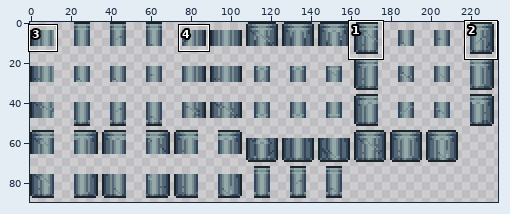
Sprite sheet -- Assets/Walls/Magike/SkarnBrickWall.png. The first picture is a wide view before the edit; the outline marks the close-up.
Close-up. First the earlier version:
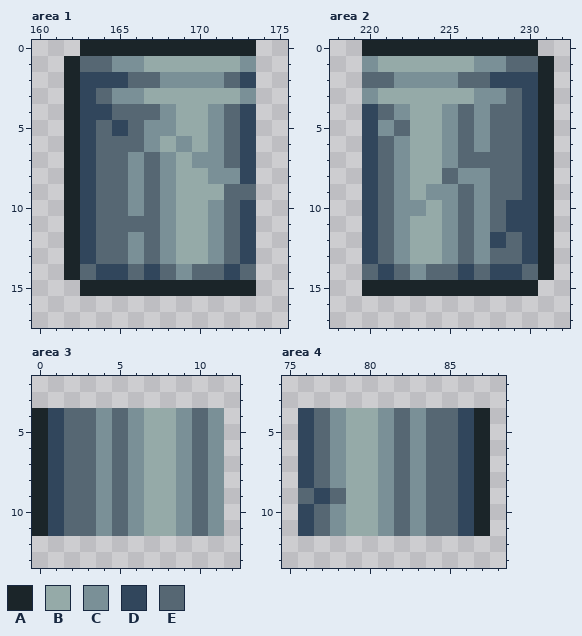
The file is 468x180 pixels, drawn in blocks of 2x2; one block is one cell here. Colours within 5 levels of each other are drawn and written as one. Shown: area 1: x 160..175, y 0..17; area 2: x 218..232, y 0..17; area 3: x 0..12, y 2..13; area 4: x 75..88, y 2..13. The commit also changed other parts of the picture, which this record leaves out.
Palette (. is transparent): A #1b2529  B #95aaa8  C #7a9097  D #31465c  E #566773
Pixels before, area 1, first column x 162:
 0 .AAAAAAAAAAA
 1 AEECCBBBBBBC
 2 ADDDEECCCCED
 3 ADECCBBBBBBC
 4 ADDEEECBBCED
 5 ADEDECCBBCED
 6 ADEEECBCBCED
 7 ADEECECBCCED
 8 ADEECECBBCCD
 9 ADEECECBBBEE
10 ADEECECBBCED
11 ADEEEECBBCED
12 ADEECECBBCED
13 ADEECECBBCED
14 AEDDEDECEEDE
15 .AAAAAAAAAAA
Pixels before, area 2, first column x 220:
 0 AAAAAAAAAAA.
 1 CBBBBBBCCEEA
 2 EECCCCEEDDDA
 3 CBBBBBBCCEDA
 4 DECBBCECEEDA
 5 DCEBBCECEEDA
 6 DECBBCECEEDA
 7 DECBBCEEEEDA
 8 DECBBECCEEDA
 9 DECBCCECEEDA
10 DECCBCECEDDA
11 DECBBCECEDDA
12 DECBBCECDEDA
13 DECBBCECEEDA
14 EDECEEDEDDEA
15 AAAAAAAAAAA.
Pixels before, area 3, first column x 0:
 4 ADEECECBBCEC
 5 ADEECECBBCEC
 6 ADEECECBBCEC
 7 ADEECECBBCEC
 8 ADEECECBBCEC
 9 ADEECECBBCEC
10 ADEECECBBCEC
11 ADEECECBBCEC
Pixels before, area 4, first column x 76:
 4 DECBBCECEEDA
 5 DECBBCECEEDA
 6 DECBBCECEEDA
 7 DECBBCECEEDA
 8 DECBBCECEEDA
 9 EDEBBCECEEDA
10 DECBBCECEEDA
11 DECBBCECEEDA
The result:
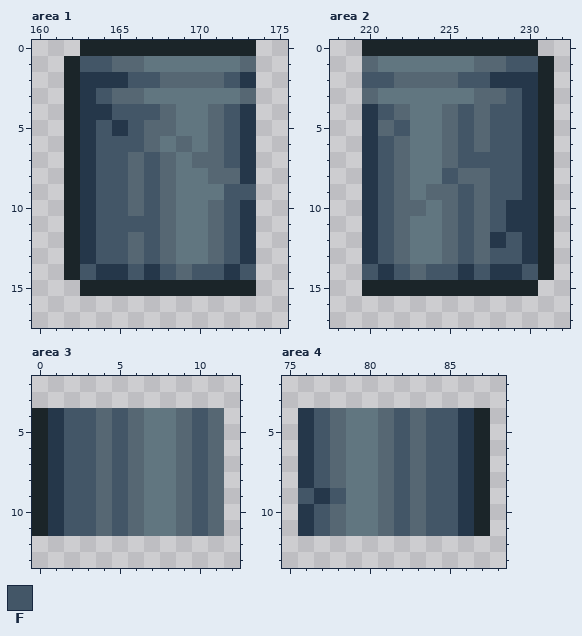
Colours new in this view: F #435667
The edit:
colour B: #95aaa8 -> #617680
colour D: #31465c -> #25374a
Changed rows in their new state; - is a pixel that keeps its letter.
Area 1:
first column x 163:
 1 FFEE------E
 2 ---FFEEEEF-
 3 -FEE------E
 4 --FFFE--EF-
 5 -F-FEE--EF-
 6 -FFFE-E-EF-
 7 -FFEFE-EEF-
 8 -FFEFE--EE-
 9 -FFEFE---FF
10 -FFEFE--EF-
11 -FFFFE--EF-
12 -FFEFE--EF-
13 -FFEFE--EF-
14 F--F-FEFF-F
Area 2:
first column x 220:
 1 E------EEFF
 2 FFEEEEFF---
 3 E------EEF-
 4 -FE--EFEFF-
 5 -EF--EFEFF-
 6 -FE--EFEFF-
 7 -FE--EFFFF-
 8 -FE--FEEFF-
 9 -FE-EEFEFF-
10 -FEE-EFEF--
11 -FE--EFEF--
12 -FE--EFE-F-
13 -FE--EFEFF-
14 F-FEFF-F--F
Area 3:
first column x 2:
 4 FFEFE--EFE
 5 FFEFE--EFE
 6 FFEFE--EFE
 7 FFEFE--EFE
 8 FFEFE--EFE
 9 FFEFE--EFE
10 FFEFE--EFE
11 FFEFE--EFE
Area 4:
first column x 76:
 4 -FE--EFEFF
 5 -FE--EFEFF
 6 -FE--EFEFF
 7 -FE--EFEFF
 8 -FE--EFEFF
 9 F-F--EFEFF
10 -FE--EFEFF
11 -FE--EFEFF
